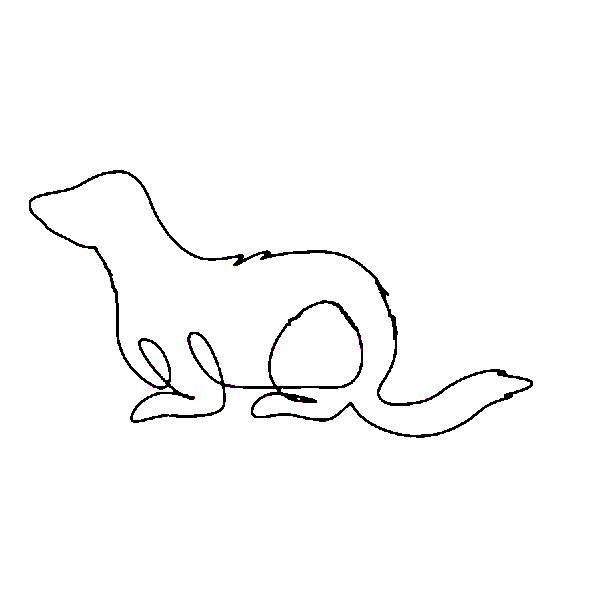
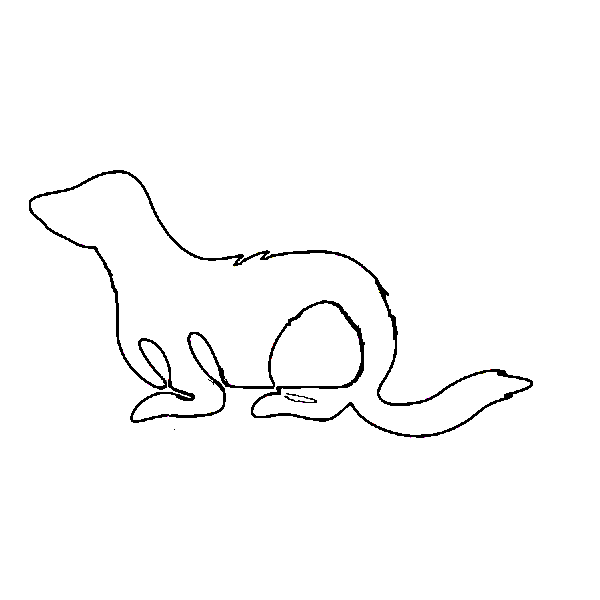
Layer changes from the first 600×600 image to the second:
painted on "line.png" over (x1=163, y1=252, x2=365, y2=430)
